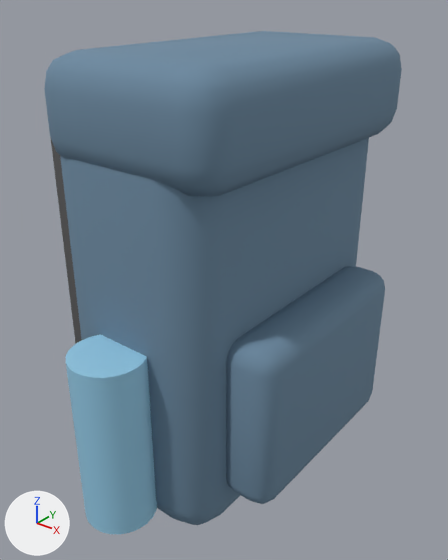
Before and after pictures for a commit that changed the FBX model SourceArt/Models/SM_SmallBackpack.fbx.
Before and after are seen from a camera (50 mm lens) standing at (0.309, -0.393, 0.419) and looking at (-0.001, -0.005, 0.179). Every picture has the same lights, and +X, +Y and +Z are marked at lower left. The first picture is the older version. Where no turn or scale is listed for an object, it has been applied to the vertices.

Names of what the first picture shows: 'SM_SmallBackpack'.
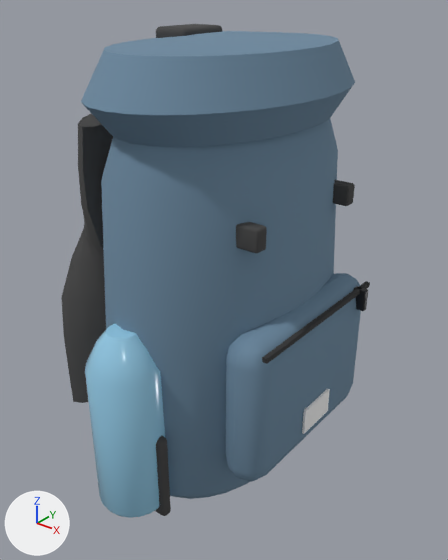
What changed in the scene script:
```text
Change me_sm_smallbackpack_001:
    remove me_sm_smallbackpack_001.from_pydata(...)  # 576 vertices, 542 faces; spans x -0.093..0.112, y -0.174..0.174, z 0.0..0.376
    add me_sm_smallbackpack_001.from_pydata(...)  # 1480 vertices, 1564 faces; spans x -0.125..0.104, y -0.158..0.158, z 0.0..0.386
    me_sm_smallbackpack_001 part 1: a new loose piece, a box spanning x 0.094..0.098, y -0.08..0.08, z 0.17..0.174, in mat_m_blackpolymer (dark grey #303030)
    me_sm_smallbackpack_001 part 2: the loose piece of 96 vertices spanning x -0.092..-0.067, y 0.055..0.105, z 0.016..0.336 is scaled about its middle by (0.489, 0.104, 0.0596), then moved by (0.178, -0.016, -0.012), in mat_m_steel (dark grey #3f3f42)
    me_sm_smallbackpack_001 part 3: the loose piece of 96 vertices spanning x -0.07..0.09, y -0.132..0.132, z 0.296..0.376 is scaled about its middle by (0.206, 0.183, 0.144), then moved by (-0.05, 0.0, 0.044), in mat_m_c_050505_0 (dark grey #454545)
    me_sm_smallbackpack_001 part 4: a new loose piece, a box spanning x 0.0966..0.0986, y -0.02..0.02, z 0.068..0.092, in mat_m_white (white #f3f3f3)
    me_sm_smallbackpack_001 part 5: the loose piece of 96 vertices spanning x -0.072..0.072, y -0.128..0.128, z 0.0..0.36 is rebuilt with 142 vertices and now spans x -0.079..0.079, y -0.128..0.128, z 0.0..0.36
    me_sm_smallbackpack_001 part 6: the loose piece of 96 vertices spanning x -0.093..-0.068, y -0.105..-0.055, z 0.016..0.336 is rebuilt with 90 vertices and now spans x -0.125..-0.055, y -0.111..-0.033, z 0.063..0.321, in mat_m_c_050505_0 (dark grey #454545)
    me_sm_smallbackpack_001 part 7: the loose piece of 96 vertices spanning x 0.064..0.112, y -0.096..0.096, z 0.04..0.184 is rebuilt with 84 vertices and now spans x 0.056..0.096, y -0.088..0.088, z 0.044..0.18
    me_sm_smallbackpack_001 part 8: the loose piece of 48 vertices spanning x -0.03..0.03, y -0.174..-0.114, z 0.021..0.171 is rebuilt with 102 vertices and now spans x -0.03..0.03, y -0.158..-0.098, z 0.024..0.184
    me_sm_smallbackpack_001 part 9: a new loose piece of 96 vertices spanning x -0.08..0.08, y -0.07..-0.058, z 0.247..0.265, in mat_m_c_050505_0 (dark grey #454545)
    me_sm_smallbackpack_001 part 10: a new loose piece of 96 vertices spanning x -0.035..0.035, y -0.129..-0.119, z 0.016..0.096, in mat_m_c_050505_0 (dark grey #454545)
    me_sm_smallbackpack_001 part 11: a new loose piece of 96 vertices spanning x -0.08..0.08, y 0.058..0.07, z 0.247..0.265, in mat_m_c_050505_0 (dark grey #454545)
    me_sm_smallbackpack_001 part 12: a new loose piece of 86 vertices spanning x -0.084..0.084, y -0.129..0.129, z 0.32..0.384, in mat_m_c_142434_0 (blue #6c89a0)
    other edits to the shape of me_sm_smallbackpack_001 do not show in these pictures
    remove me_sm_smallbackpack_001.materials.append(mat_m_fabric)  # dark grey #595959
    add me_sm_smallbackpack_001.materials.append(mat_m_blackpolymer)  # dark grey #303030
    add me_sm_smallbackpack_001.materials.append(mat_m_steel)  # dark grey #3f3f42
    add me_sm_smallbackpack_001.materials.append(mat_m_c_050505_0)  # dark grey #454545
    add me_sm_smallbackpack_001.materials.append(mat_m_white)  # white #f3f3f3
```

Where the change shows, as pixel boxes (x1, y1, x2, y2) in the pictures (448 x 560 px; the box of a moved part takes in the faces that stretch with it):
'SM_SmallBackpack', reshaped (14% narrower): before (44, 31, 402, 534); after (61, 24, 370, 518)
part 1 of me_sm_smallbackpack_001, added: after (262, 281, 370, 364)
part 2 of me_sm_smallbackpack_001, moved or reshaped (not visible before): after (353, 286, 368, 311)
part 3 of me_sm_smallbackpack_001, moved or reshaped: before (44, 31, 402, 197); after (156, 24, 222, 38)
part 4 of me_sm_smallbackpack_001, added: after (302, 389, 330, 434)
part 5 of me_sm_smallbackpack_001, rebuilt (23% narrower): before (60, 138, 369, 525); after (101, 119, 338, 499)
part 6 of me_sm_smallbackpack_001, rebuilt: before (50, 137, 82, 343); after (61, 113, 113, 403)
part 7 of me_sm_smallbackpack_001, rebuilt (15% narrower, 12% shorter): before (226, 266, 385, 504); after (226, 273, 361, 482)
part 8 of me_sm_smallbackpack_001, rebuilt (13% narrower): before (65, 335, 157, 534); after (85, 324, 165, 518)
part 9 of me_sm_smallbackpack_001, added: after (236, 222, 267, 253)
part 10 of me_sm_smallbackpack_001, added: after (155, 436, 171, 516)
part 11 of me_sm_smallbackpack_001, added: after (333, 180, 355, 206)
part 12 of me_sm_smallbackpack_001, added (blue): after (81, 31, 355, 147)
